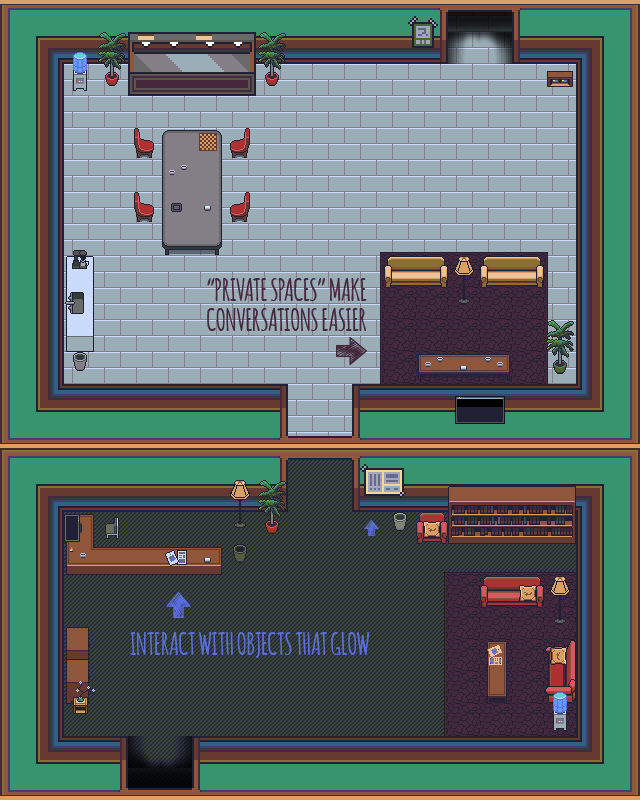
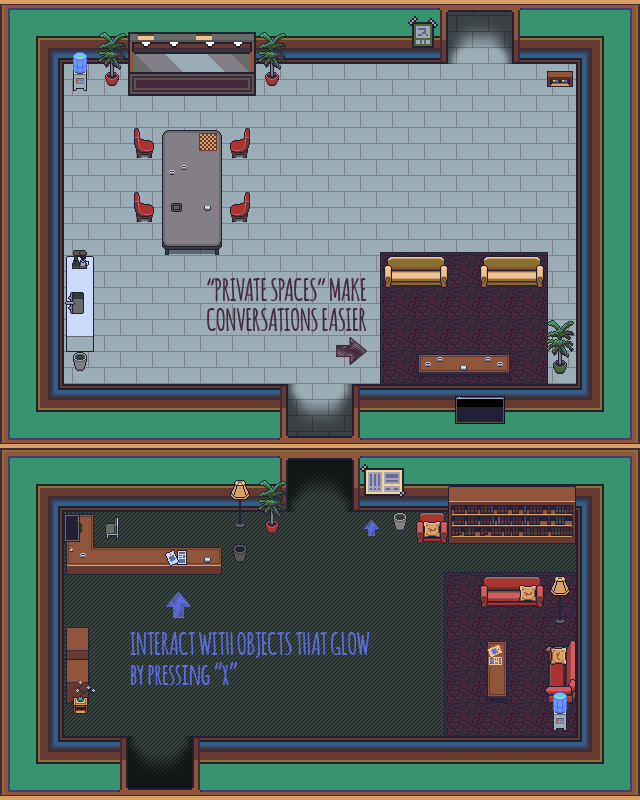
Revision of a layered 640px x 800px image; what changed, layer by layer:
renamed "INTERACT WITH OBJECTS THAT GLOW" to "INTERACT WITH OBJECTS THAT GLOW by pressing “x”", painted on it over (130, 662, 237, 685)
painted on "ranger_station" over (64, 12, 576, 788)
